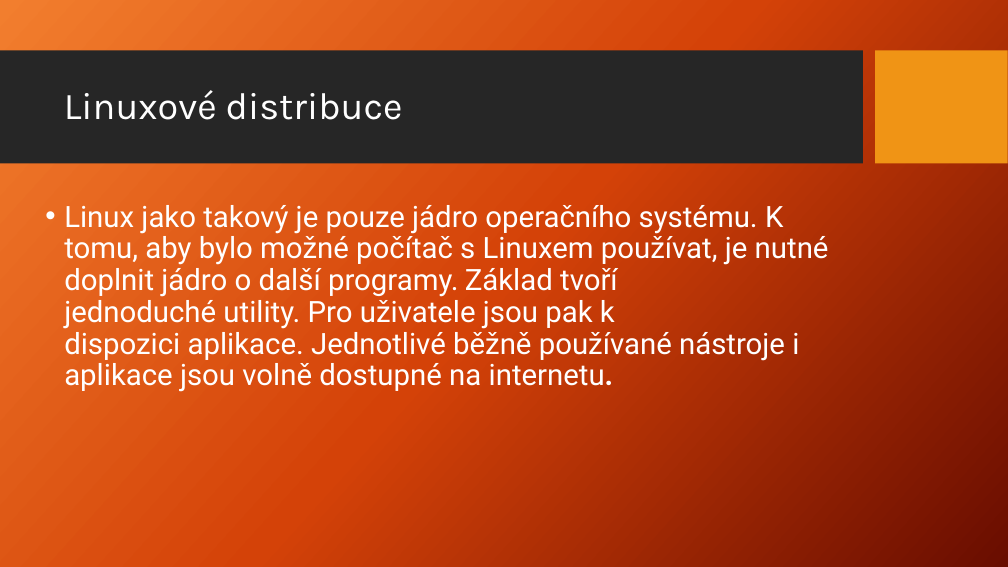
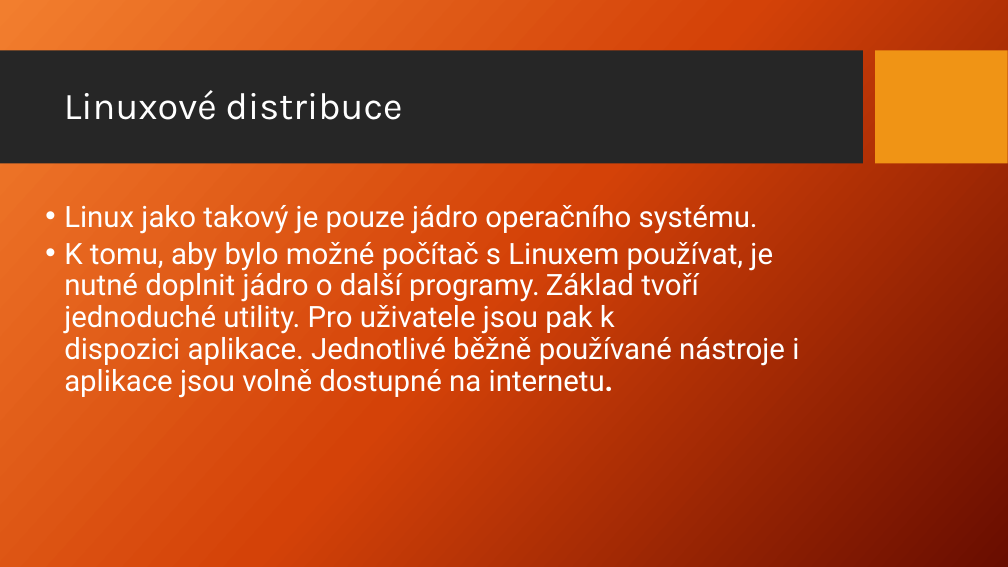
Before and after one commit to Jakub-Benes/Prezentace, a slide deck: slide 7 of Linux.pptx. Drawn at 1008x567 pixels with LibreOffice and Linux fonts; fonts in the diff are those of the drawing; background and template pictures are left out. Boxes give left, top, right and bottom in pixels: in the first picture for what was removed or moved away, otherwise in the second. Text is boxed around its words. In the diff, an @@ line names an element or a change of style, - is before the commit and + after.

```diff
--- a/Linux.pptx
+++ b/Linux.pptx
@@ text at bbox=[64, 205, 799, 398]: text changed @@
-  • Linux jako takový je pouze jádro operačního systému. K tomu, aby bylo možné počítač s Linuxem používat, je nutné doplnit jádro o další programy. Základ tvoří jednoduché utility. Pro uživatele jsou pak k dispozici aplikace. Jednotlivé běžně používané nástroje i aplikace jsou volně dostupné na internetu.
+  • Linux jako takový je pouze jádro operačního systému.
+  • K tomu, aby bylo možné počítač s Linuxem používat, je nutné doplnit jádro o další programy. Základ tvoří jednoduché utility. Pro uživatele jsou pak k dispozici aplikace. Jednotlivé běžně používané nástroje i aplikace jsou volně dostupné na internetu.
```
Also in this commit, not shown: 7 other slides changed.
